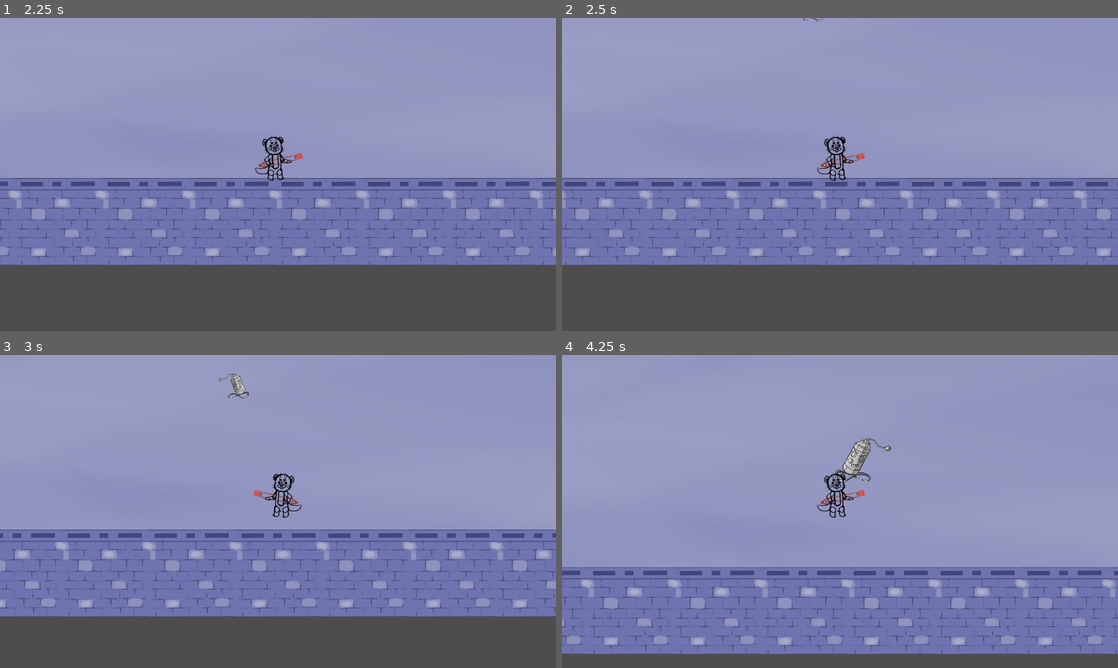
Above: before the commit, frames 1-4 (two rows, left to right).
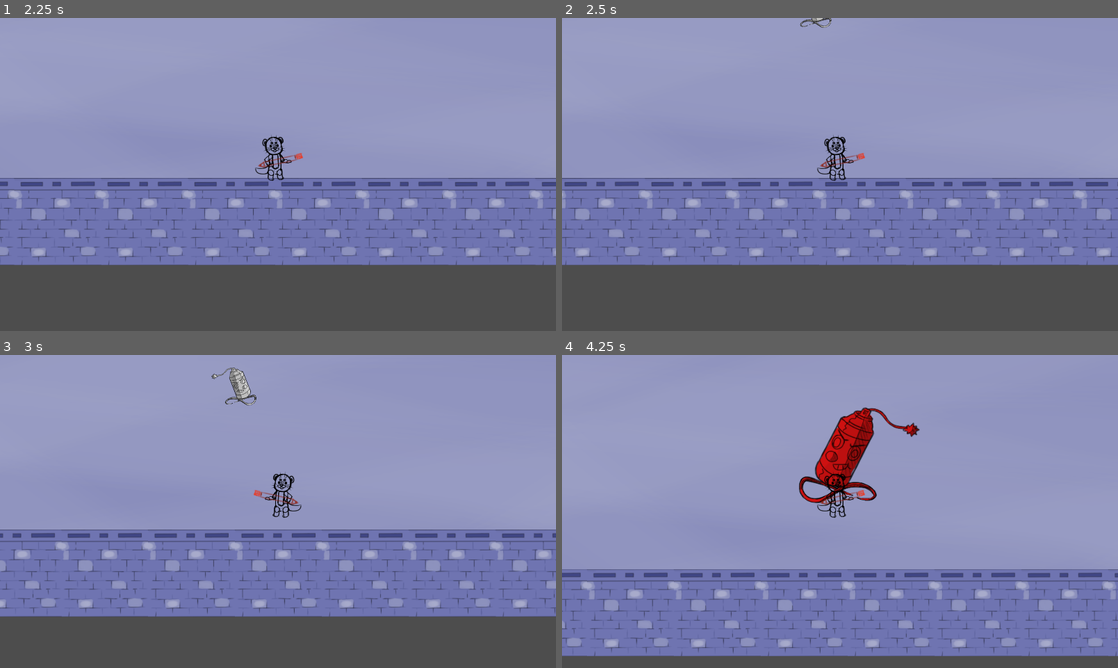
Above: after the commit, the same moments.

Repository: DrOtter3000/ctrlottdelete
Game: Godot game, scene res://Levels/level_1.tscn
The game is run twice, just before and just after one commit, with the same random seed, the same clock (stepped at 60 frames per second) and the same inputs.
Inputs (mouse positions are in pixels of both pictures, inside the frame that each line leads up to):
- Up to frame 1 (2.25 s): tap Enter at 0.5 s; move the mouse to (400, 158) at 0.52 s; hold D (right) 0.53-1.28 s; click (400, 158) at 0.6 s; move the mouse to (166, 190) at 1.27 s; hold S (down) 1.28-2.03 s; click (166, 190) at 1.35 s; move the mouse to (333, 105) at 2.02 s; hold D (right) from 2.03 s (still down); click (333, 105) at 2.1 s
- Up to frame 2 (2.5 s): keep holding D (right)
- Up to frame 3 (3 s): move the mouse to (250, 574) at 2.77 s; release D (right) at 2.78 s; hold W (up) from 2.78 s (still down); click (250, 574) at 2.85 s
- Up to frame 4 (4.25 s): move the mouse to (1006, 558) at 3.52 s; release W (up) at 3.53 s; hold A (left) from 3.53 s (still down); click (1006, 558) at 3.6 s

Frame 1 is identical in both runs. In frame 2, less than 0.1% of the frame differs, in the area x 42-49%, y 0-4%; in frame 3, 0.3%; in frame 4, 8.7%, in the area x 0-100%, y 16-97%.

Commit message:
update graphics

Diff:
--- a/Enemies/Kamikaze/kamikaze.tscn
+++ b/Enemies/Kamikaze/kamikaze.tscn
@@ -6,10 +6,10 @@
 [ext_resource type="Texture2D" uid="uid://cqx42g3h4ebcb" path="res://Enemies/Kamikaze/explosion.png" id="4_r2fsy"]
 
 [sub_resource type="CircleShape2D" id="CircleShape2D_jiw7n"]
-radius = 48.0
+radius = 64.0
 
 [sub_resource type="CircleShape2D" id="CircleShape2D_uxbss"]
-radius = 76.0
+radius = 128.0
 
 [sub_resource type="CircleShape2D" id="CircleShape2D_suw18"]
 radius = 1024.0
@@ -83,7 +83,7 @@
 "times": PackedFloat32Array(0),
 "transitions": PackedFloat32Array(1),
 "update": 0,
-"values": [Vector2(0.5, 0.5)]
+"values": [Vector2(0.75, 0.75)]
 }
 tracks/3/type = "value"
 tracks/3/imported = false
@@ -120,6 +120,18 @@
 "transitions": PackedFloat32Array(1),
 "update": 0,
 "values": [Vector2(1e-05, 1e-05)]
+}
+tracks/6/type = "value"
+tracks/6/imported = false
+tracks/6/enabled = true
+tracks/6/path = NodePath("Graphic/Sprite2D:modulate")
+tracks/6/interp = 1
+tracks/6/loop_wrap = true
+tracks/6/keys = {
+"times": PackedFloat32Array(0),
+"transitions": PackedFloat32Array(1),
+"update": 0,
+"values": [Color(1, 1, 1, 1)]
 }
 
 [sub_resource type="Animation" id="Animation_dnu6l"]
@@ -135,7 +147,7 @@
 "times": PackedFloat32Array(0, 0.2),
 "transitions": PackedFloat32Array(1, 1),
 "update": 0,
-"values": [Vector2(0.5, 0.5), Vector2(2, 2)]
+"values": [Vector2(0.75, 0.75), Vector2(2, 2)]
 }
 tracks/1/type = "value"
 tracks/1/imported = false
@@ -187,6 +199,18 @@
 "update": 0,
 "values": [Vector2(1e-05, 1e-05), Vector2(2.5, 2.5)]
 }
+tracks/5/type = "value"
+tracks/5/imported = false
+tracks/5/enabled = true
+tracks/5/path = NodePath("Graphic/Sprite2D:modulate")
+tracks/5/interp = 1
+tracks/5/loop_wrap = true
+tracks/5/keys = {
+"times": PackedFloat32Array(0, 0.2),
+"transitions": PackedFloat32Array(1, 1),
+"update": 0,
+"values": [Color(1, 1, 1, 1), Color(1, 0, 0, 1)]
+}
 
 [sub_resource type="AnimationLibrary" id="AnimationLibrary_4ylri"]
 _data = {
@@ -200,7 +224,7 @@
 
 [node name="Sprite2D" parent="Graphic" index="0"]
 position = Vector2(0, -32)
-scale = Vector2(0.5, 0.5)
+scale = Vector2(0.75, 0.75)
 texture = ExtResource("2_gob8l")
 flip_h = true
 
--- a/Enemies/PaintElemental/paint_elemental.tscn
+++ b/Enemies/PaintElemental/paint_elemental.tscn
@@ -50,7 +50,7 @@
 "times": PackedFloat32Array(0),
 "transitions": PackedFloat32Array(1),
 "update": 0,
-"values": [Vector2(1, 1)]
+"values": [Vector2(0.3, 0.3)]
 }
 
 [sub_resource type="Animation" id="Animation_edlmd"]
@@ -93,7 +93,7 @@
 "times": PackedFloat32Array(0, 0.225, 0.25),
 "transitions": PackedFloat32Array(1, 1, 1),
 "update": 0,
-"values": [Vector2(1, 1), Vector2(1.2, 1.2), Vector2(1, 1)]
+"values": [Vector2(0.3, 0.3), Vector2(0.36, 0.36), Vector2(0.3, 0.3)]
 }
 
 [sub_resource type="Animation" id="Animation_g3wvv"]
@@ -126,11 +126,9 @@
 hitpoints = 3.0
 attack_rate = 2.5
 
-[node name="Graphic" parent="." index="0"]
-scale = Vector2(1.25, 1.25)
-
 [node name="Sprite2D" parent="Graphic" index="0"]
 position = Vector2(0, -48)
+scale = Vector2(0.3, 0.3)
 texture = ExtResource("3_mot7k")
 
 [node name="HurtBox" parent="." index="2"]
--- a/Enemies/Projectiles/projectile.tscn
+++ b/Enemies/Projectiles/projectile.tscn
@@ -1,7 +1,7 @@
 [gd_scene load_steps=8 format=3 uid="uid://ci6ohnkcmi8cf"]
 
 [ext_resource type="Script" path="res://Enemies/Projectiles/projectile.gd" id="1_355bl"]
-[ext_resource type="Texture2D" uid="uid://6v2ekljv3sfx" path="res://Enemies/Projectiles/Projektil.png" id="2_4lx6a"]
+[ext_resource type="Texture2D" uid="uid://bsfhb8dgm7j2y" path="res://Enemies/Projectiles/projectil.png" id="2_wncyq"]
 
 [sub_resource type="CircleShape2D" id="CircleShape2D_hfd2o"]
 radius = 18.2483
@@ -18,7 +18,7 @@
 "times": PackedFloat32Array(0),
 "transitions": PackedFloat32Array(1),
 "update": 0,
-"values": [Vector2(1, 1)]
+"values": [Vector2(0.5, 0.5)]
 }
 tracks/1/type = "value"
 tracks/1/imported = false
@@ -46,7 +46,7 @@
 "times": PackedFloat32Array(0, 0.3),
 "transitions": PackedFloat32Array(1, 1),
 "update": 0,
-"values": [Vector2(1, 1), Vector2(5, 5)]
+"values": [Vector2(0.5, 0.5), Vector2(5, 5)]
 }
 tracks/1/type = "method"
 tracks/1/imported = false
@@ -82,7 +82,7 @@
 }
 
 [sub_resource type="CircleShape2D" id="CircleShape2D_rhunf"]
-radius = 119.206
+radius = 32.0
 
 [node name="Projectile" type="Area2D"]
 collision_layer = 0
@@ -95,7 +95,8 @@
 
 [node name="Sprite2D" type="Sprite2D" parent="."]
 position = Vector2(-1, 4)
-texture = ExtResource("2_4lx6a")
+scale = Vector2(0.5, 0.5)
+texture = ExtResource("2_wncyq")
 
 [node name="AnimationPlayer" type="AnimationPlayer" parent="."]
 libraries = {
--- a/Enemies/Slime/slime.tscn
+++ b/Enemies/Slime/slime.tscn
@@ -83,7 +83,6 @@
 }
 
 [node name="Slime" instance=ExtResource("1_wy4gt")]
-speed = 250
 attack_rate = 0.75
 
 [node name="Sprite2D" parent="Graphic" index="0"]
--- a/Levels/level_1.tscn
+++ b/Levels/level_1.tscn
@@ -7,6 +7,9 @@
 [ext_resource type="PackedScene" uid="uid://cp1c2yhbsto1" path="res://Levels/Walls/wall_base.tscn" id="4_yoyeb"]
 [ext_resource type="PackedScene" uid="uid://bs6g4f5armbr5" path="res://Levels/Corners/Corner_left_base.tscn" id="5_gjngs"]
 [ext_resource type="PackedScene" uid="uid://b5koxic5kip0l" path="res://Enemies/Kamikaze/kamikaze.tscn" id="6_042hg"]
+[ext_resource type="PackedScene" uid="uid://bgtl76tcow4mf" path="res://Enemies/PaintElemental/paint_elemental.tscn" id="6_x8p0x"]
+[ext_resource type="PackedScene" uid="uid://cwiyh5qtpd6va" path="res://Enemies/PermanentMarker/permanent_marker.tscn" id="7_ukp7p"]
+[ext_resource type="PackedScene" uid="uid://ci1qsvtsxlli0" path="res://Enemies/Slime/slime.tscn" id="8_wvii1"]
 
 [node name="Level_1" type="Node2D"]
 script = ExtResource("1_8r4jo")
@@ -186,5 +189,13 @@
 [node name="Kamikaze" parent="Enemies" instance=ExtResource("6_042hg")]
 position = Vector2(1200, 750)
 
+[node name="Paint Elemental" parent="Enemies" instance=ExtResource("6_x8p0x")]
+
+[node name="PermanentMarker" parent="Enemies" instance=ExtResource("7_ukp7p")]
+position = Vector2(900, 300)
+
+[node name="Slime" parent="Enemies" instance=ExtResource("8_wvii1")]
+position = Vector2(-750, 750)
+
 [node name="Player" parent="." instance=ExtResource("1_06dtt")]
 position = Vector2(30, -76)
Binary file changed: Enemies/PaintElemental/Elemental.png
Not shown, changed: Enemies/PaintElemental/Elemental.png.import
Not shown: 1 places in Enemies/PaintElemental/paint_elemental.tscn that only renumber resources
Binary file changed: Enemies/PermanentMarker/Tank.png
Binary file removed: Enemies/Projectiles/Projektil.png
Binary file added: Enemies/Projectiles/projectil.png
Not shown, changed: Enemies/Projectiles/projectil.png.import
Binary file changed: Enemies/Slime/slime.png
Not shown: 1 places in Levels/level_1.tscn that only renumber resources
